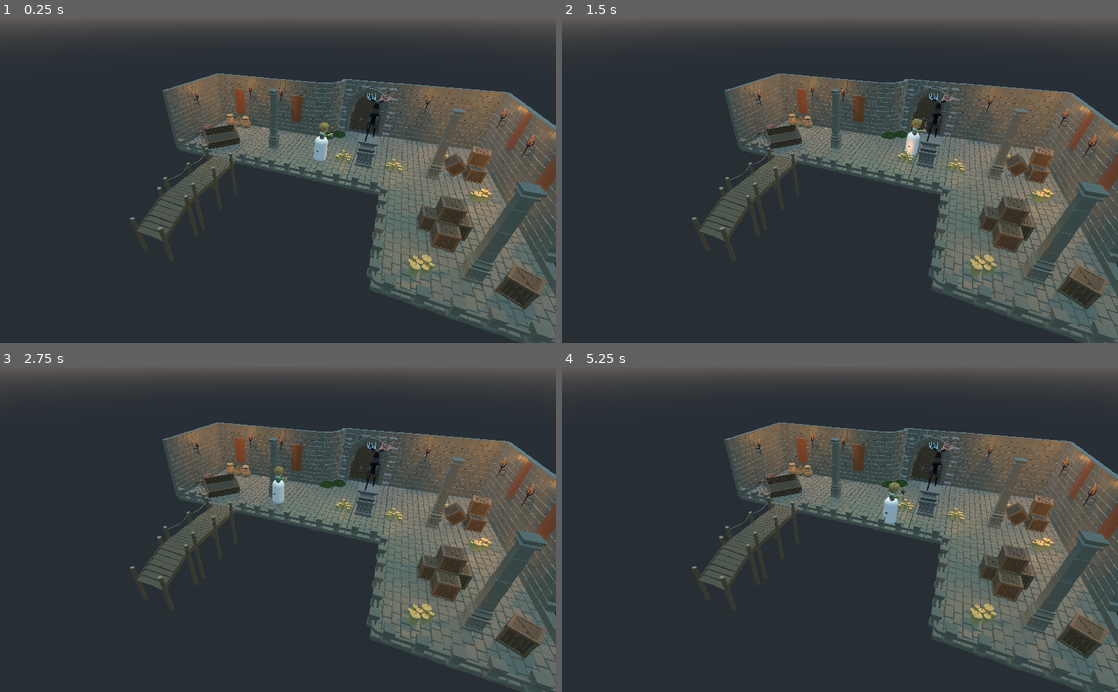
Above: before the commit, frames 1-4 (two rows, left to right).
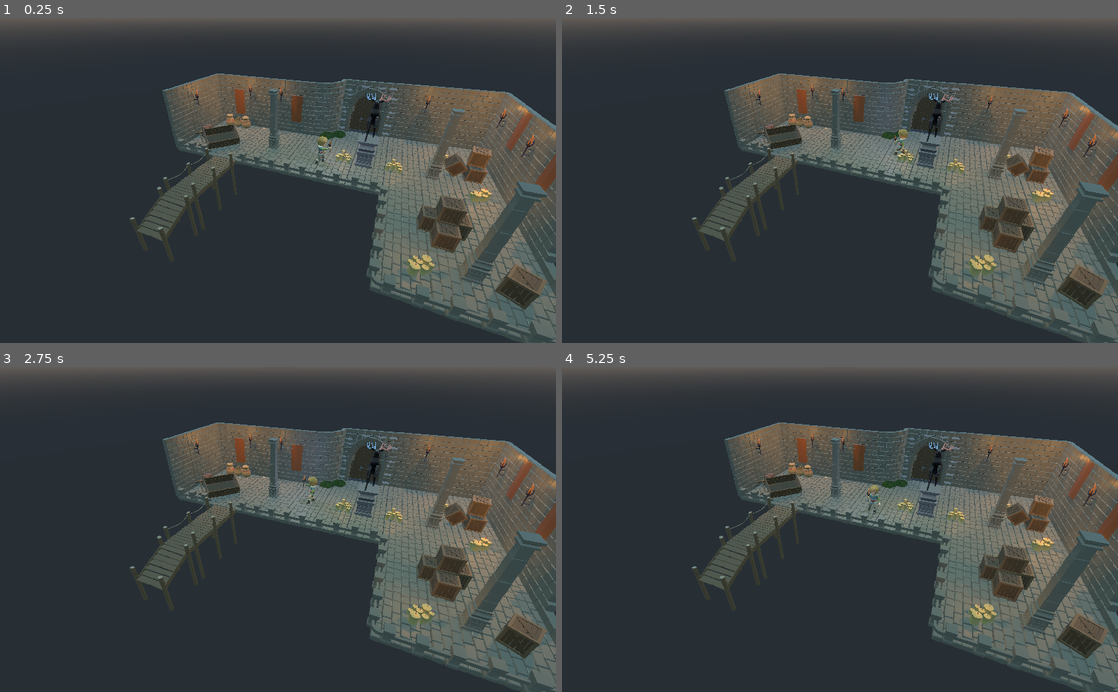
Above: after the commit, the same moments.

Repository: zcamer12/Clara-s-Adventure-2-Tutorial
Game: Godot game, scene res://Level_01.tscn
The game is run twice, just before and just after one commit, with the same random seed, the same clock (stepped at 60 frames per second) and the same inputs.
Inputs (mouse positions are in pixels of both pictures, inside the frame that each line leads up to):
- Up to frame 1 (0.25 s): no input
- Up to frame 2 (1.5 s): tap Enter at 0.5 s; move the mouse to (962, 164) at 0.52 s; click (962, 164) at 0.67 s; move the mouse to (728, 196) at 1.27 s; click (728, 196) at 1.42 s
- Up to frame 3 (2.75 s): move the mouse to (333, 458) at 2.02 s; click (333, 458) at 2.17 s
- Up to frame 4 (5.25 s): move the mouse to (812, 594) at 2.77 s; click (812, 594) at 2.92 s; move the mouse to (1006, 578) at 3.52 s; click (1006, 578) at 3.67 s; move the mouse to (673, 480) at 4.27 s; click (673, 480) at 4.42 s; move the mouse to (867, 529) at 5.02 s; click (867, 529) at 5.17 s

The runs differ from the first frame. In frame 1, 0.3% of the frame differs, in the area x 56-68%, y 23-49%; in frame 2, 0.3%; in frame 3, 0.3%; in frame 4, 0.4%, in the area x 54-68%, y 23-49%.

Commit message:
animated Clara and added music. Prepping to make lights turn on with contact

Diff:
--- /dev/null
+++ b/Clara.tscn
@@ -0,0 +1,17 @@
+[gd_scene load_steps=2 format=2]
+
+[ext_resource path="res://Clara/Clara.glb" type="PackedScene" id=1]
+
+[node name="Clara" instance=ExtResource( 1 )]
+
+[node name="BoneAttachment" parent="CharacterArmature/Skeleton" index="0"]
+transform = Transform( 1, 2.85097e-12, -0.000550203, -3.4552e-05, 0.998026, -0.0627987, 0.000549117, 0.0627988, 0.998026, -0.000638377, 1.94431, 0.0282998 )
+
+[node name="BoneAttachment2" parent="CharacterArmature/Skeleton" index="1"]
+transform = Transform( -0.0850244, 0.00306048, -0.996374, -0.995462, 0.0426303, 0.0850778, 0.042736, 0.999086, -0.000577809, -0.423584, 1.84867, 0.763365 )
+
+[node name="OmniLight" type="OmniLight" parent="CharacterArmature/Skeleton/BoneAttachment2/Torch002" index="0"]
+transform = Transform( -1.51514, -0.00380323, 0.00583444, -0.00381594, 1.51514, -0.00315873, -0.00582692, -0.00317376, -1.51514, 0.0170585, 0.751291, 0.0426458 )
+light_color = Color( 0.427451, 0.396078, 0.556863, 1 )
+light_energy = 3.0
+shadow_enabled = true
--- a/Game.tscn
+++ b/Game.tscn
@@ -1,10 +1,16 @@
-[gd_scene load_steps=3 format=2]
+[gd_scene load_steps=4 format=2]
 
 [ext_resource path="res://Level_01.tscn" type="PackedScene" id=1]
 [ext_resource path="res://UI.tscn" type="PackedScene" id=2]
+[ext_resource path="res://Audio/Native Dream.mp3" type="AudioStream" id=3]
 
 [node name="Game" type="Spatial"]
 
 [node name="Level_01" parent="." instance=ExtResource( 1 )]
 
 [node name="UI" parent="." instance=ExtResource( 2 )]
+
+[node name="Background Music" type="AudioStreamPlayer" parent="."]
+stream = ExtResource( 3 )
+volume_db = -18.0
+autoplay = true
--- a/Player.tscn
+++ b/Player.tscn
@@ -1,25 +1,23 @@
 [gd_scene load_steps=5 format=2]
 
-[ext_resource path="res://Player.gd" type="Script" id=1]
-[ext_resource path="res://Clara/Clara.glb" type="PackedScene" id=2]
+[ext_resource path="res://Scripts/Clara.gd" type="Script" id=1]
+[ext_resource path="res://Audio/Footsteps.wav" type="AudioStream" id=2]
+[ext_resource path="res://Clara.tscn" type="PackedScene" id=3]
 
 [sub_resource type="CapsuleShape" id=1]
 radius = 0.4
-
-[sub_resource type="CapsuleMesh" id=2]
-radius = 0.4
+height = 1.2
 
 [node name="Player" type="KinematicBody"]
-transform = Transform( 1, 0, 0, 0, 1, 0, 0, 0, 1, 0, 0.9, 0 )
 script = ExtResource( 1 )
 
 [node name="CollisionShape" type="CollisionShape" parent="."]
-transform = Transform( 1, 0, 0, 0, -4.37114e-08, -1, 0, 1, -4.37114e-08, 0, 0, 0 )
+transform = Transform( 1, 0, 0, 0, -4.37114e-08, -1, 0, 1, -4.37114e-08, 0, 0.827732, -0.12006 )
 shape = SubResource( 1 )
 
-[node name="MeshInstance" type="MeshInstance" parent="."]
-transform = Transform( 1, 0, 0, 0, -4.37114e-08, -1, 0, 1, -4.37114e-08, 0, 0, 0 )
-mesh = SubResource( 2 )
-skeleton = NodePath("../CollisionShape")
+[node name="Clara" parent="." instance=ExtResource( 3 )]
 
-[node name="Clara" parent="." instance=ExtResource( 2 )]
+[node name="FootSteps" type="AudioStreamPlayer3D" parent="."]
+stream = ExtResource( 2 )
+autoplay = true
+stream_paused = true
--- /dev/null
+++ b/Scripts/ButtonClose.gd
@@ -0,0 +1,8 @@
+extends Button
+
+func _ready():
+	connect("pressed", self, "on_pressed")
+
+func on_pressed():
+	get_parent().visible = false
+	get_node("../AudioStreamPlayer").play()
--- /dev/null
+++ b/Scripts/Clara.gd
@@ -0,0 +1,65 @@
+extends KinematicBody
+
+onready var camera:Camera = get_viewport().get_camera()
+onready var space_state:PhysicsDirectSpaceState = get_world().direct_space_state
+export(NodePath) onready var nav = get_node(nav) as Navigation
+const DISTANCE_THRESHOLD:= 1
+const SPEED:= 3
+
+var path:= []
+var path_index:=0
+
+var is_moving:bool = false
+
+
+func _unhandled_input(event):
+	if event is InputEventMouseMotion:
+		turn_to(event)
+
+	if event is InputEventMouseButton and event.button_index == 1:
+		find_path(event)
+
+func _physics_process(delta):
+	move_along(path)
+
+func get_destination(event)->Vector3:
+	var from = camera.project_ray_origin(event.position)
+	var to = from + camera.project_ray_normal(event.position) * 100
+	var result = space_state.intersect_ray(from, to)
+
+	if result and result.collider:
+		return result.position
+
+	return Vector3.ZERO
+
+func turn_to(event):
+	if is_moving:
+		return
+
+	var direction:Vector3 = get_destination(event) * Vector3(1,0,1) + Vector3(0, global_transform.origin.y, 0)
+
+	look_at(direction, Vector3.UP)
+
+func find_path(event):
+	path = nav.get_simple_path(global_transform.origin, get_destination(event))
+	path_index = 0
+
+func move_along(path:Array):
+	if !path or path_index == path.size():
+		is_moving = false
+		$Clara/AnimationPlayer.play("Idle")
+		$FootSteps.stream_paused = true
+		return
+
+	is_moving = true
+	$Clara/AnimationPlayer.play("Walk")
+	$FootSteps.stream_paused = false
+
+	var distance_to_next_step = global_transform.origin.distance_to(path[path_index])
+	var direction:Vector3 = path[path_index] - global_transform.origin
+
+	if distance_to_next_step < DISTANCE_THRESHOLD:
+		path_index += 1
+	else:
+		move_and_slide(direction.normalized() * SPEED)
+		look_at(path[path_index], Vector3.UP)
--- /dev/null
+++ b/Scripts/Doors_RoundArch.gd
@@ -0,0 +1,24 @@
+extends Spatial
+
+export(NodePath) onready var backpack = get_node(backpack) as Node
+
+onready var key_collected:bool = false
+var is_open:bool = false
+
+func _ready():
+	backpack.connect("key_collected", self, "on_key_collected")
+
+func on_key_collected():
+	key_collected = true
+
+func _on_Area_body_entered(body):
+	if body.name == "Player" and is_open == false:
+		if key_collected:
+			$OpenDoor.play()
+			$AnimationPlayer.play("Open")
+			is_open = true
+		else:
+			$LockFiddling.play()
+
+func load_level():
+	EventBus.emit_signal("change_level", "Level-02.tscn")
--- /dev/null
+++ b/Scripts/EventBus.gd
@@ -0,0 +1,3 @@
+extends Node
+
+signal change_level(level)
--- /dev/null
+++ b/Scripts/LightSwitch.gd
@@ -0,0 +1,20 @@
+tool
+extends Spatial
+
+export(bool) var is_lit = false setget switch
+
+func switch(condition):
+	is_lit = condition
+
+func _process(_delta: float) -> void:
+	$OmniLight.visible = is_lit
+
+	if is_lit:
+		yield(get_tree().create_timer(randf()*2.0),"timeout")
+		$AnimationPlayer.play("Flicker")
+
+func _on_Area_body_entered(body):
+	if body.name == "Player":
+		if is_lit == false:
+			$AudioStreamPlayer.play()
+		is_lit = true
--- /dev/null
+++ b/Scripts/Player.gd
@@ -0,0 +1,38 @@
+extends KinematicBody
+
+onready var camera:Camera = get_viewport().get_camera()
+onready var space_state:PhysicsDirectSpaceState = get_world().direct_space_state
+export(NodePath) onready var nav = get_node(nav) as Navigation
+const DISTANCE_THRESHOLD:= 1
+const SPEED:= 5
+
+var path:= []
+var path_index:=0
+
+func _unhandled_input(event):
+	if event is InputEventMouseButton and event.button_index == 1:
+		find_path(event)
+
+func _physics_process(delta):
+	move_along(path)
+
+func find_path(event):
+	var from = camera.project_ray_origin(event.position)
+	var to = from + camera.project_ray_normal(event.position) * 100
+	var result = space_state.intersect_ray(from, to)
+
+	if result and result.collider:
+		path = nav.get_simple_path(global_transform.origin, result.position)
+		path_index = 0
+
+func move_along(path:Array):
+	if !path or path_index == path.size():
+		return
+
+	var distance_to_next_step = global_transform.origin.distance_to(path[path_index])
+	var direction:Vector3 = path[path_index] - global_transform.origin
+
+	if distance_to_next_step < DISTANCE_THRESHOLD:
+		path_index += 1
+	else:
+		move_and_slide(direction.normalized() * SPEED)
Not shown, added: Audio/ButtonPress.wav.import
Not shown, added: Audio/CollectItem.wav.import
Not shown, added: Audio/Footsteps.wav.import
Not shown, added: Audio/LockFiddling.wav.import
Not shown, added: Audio/Native Dream.mp3.import
Not shown, added: Audio/OpenDoor.wav.import
Not shown, added: Audio/TorchWhoosh.ogg.import
Not shown, added: Audio/ButtonPress.wav
Not shown, added: Audio/CollectItem.wav
Not shown, added: Audio/Footsteps.wav
Not shown, added: Audio/LockFiddling.wav
Not shown, added: Audio/Native Dream.mp3
(and 2 more such lines)
